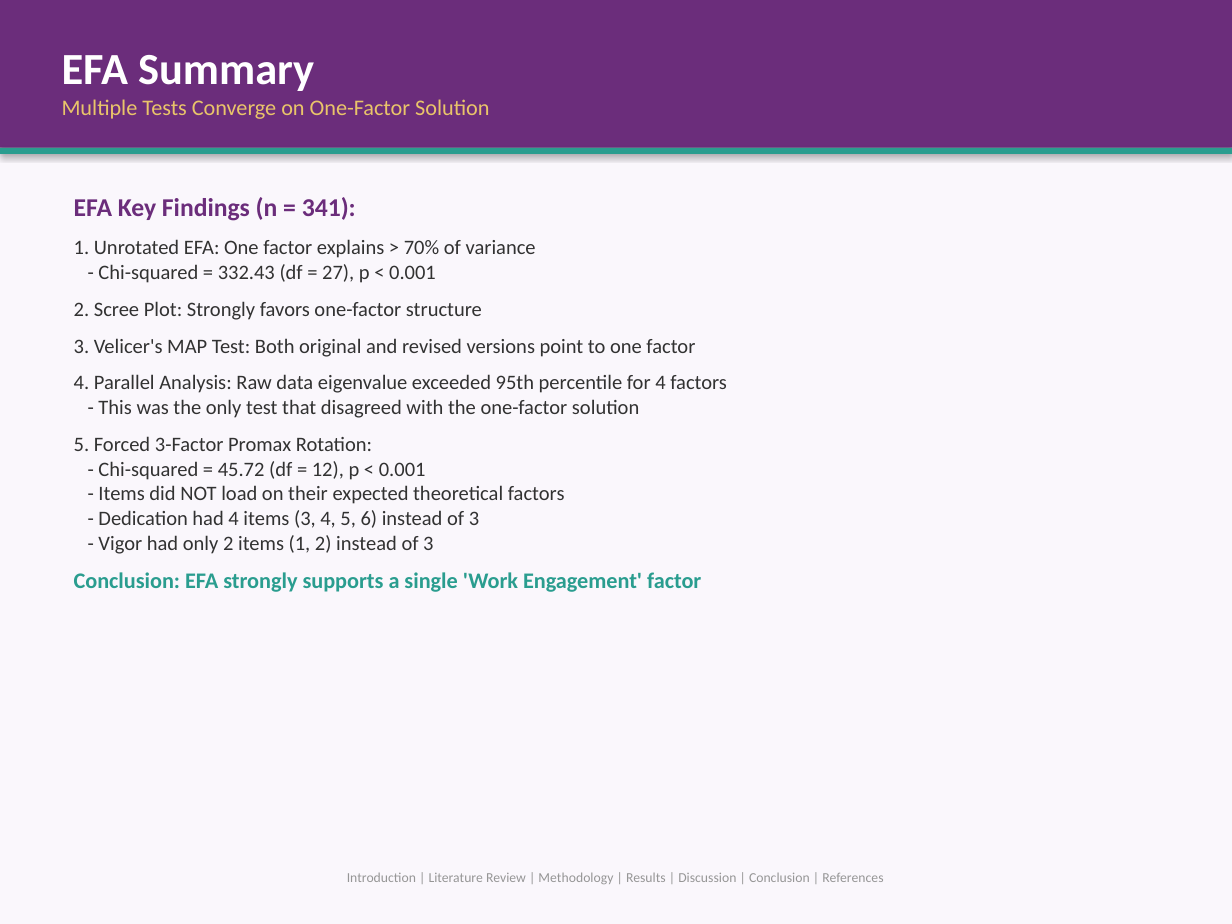
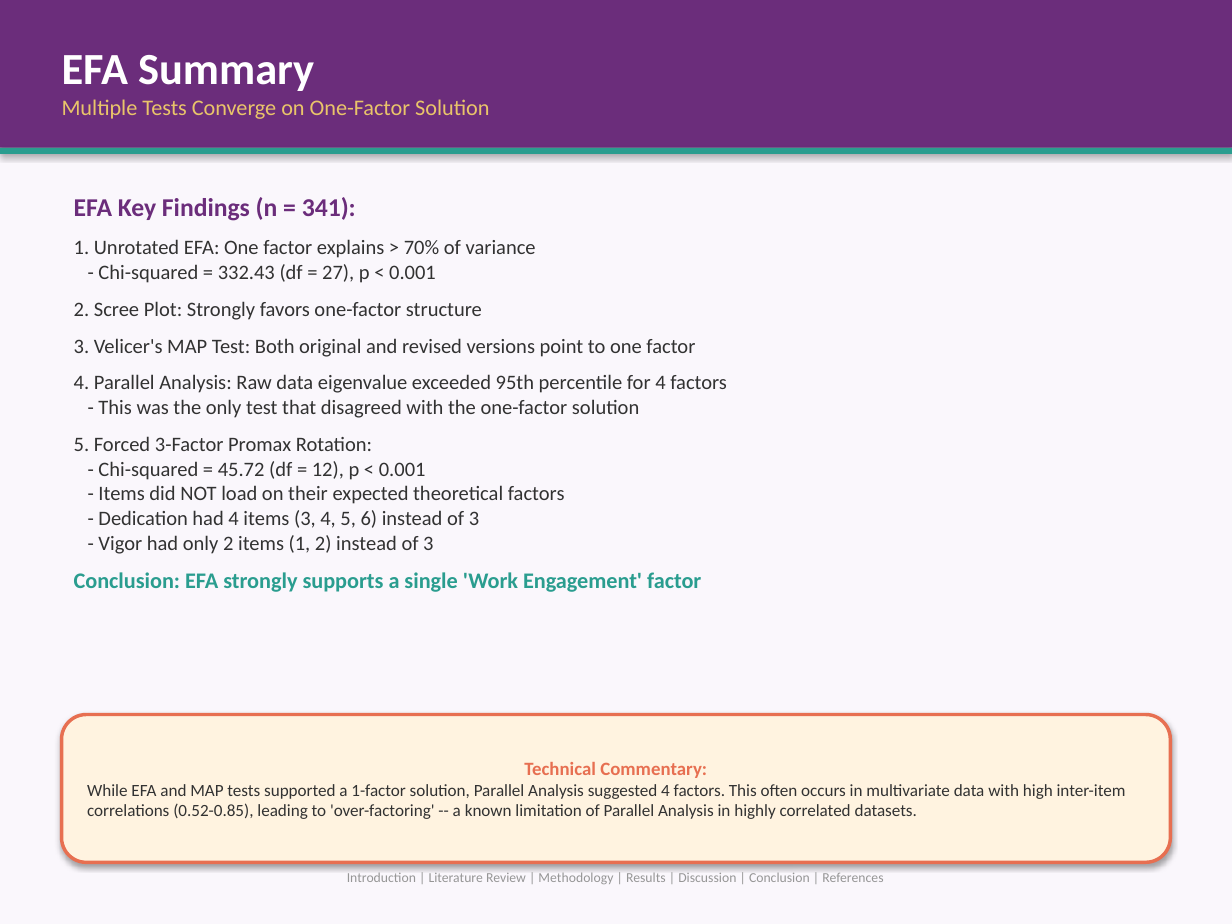
Before and after one commit to thenaivedetective/sp500-stock-performance, a slide deck: slide 12 of Factor_Analysis_Women_WorkEngagement_Presentation.pptx. Drawn at 1232x924 pixels with LibreOffice and Linux fonts; fonts in the diff are those of the drawing. Boxes give left, top, right and bottom in pixels: in the first picture for what was removed or moved away, otherwise in the second. Text is boxed around its words. In the diff, an @@ line names an element or a change of style, - is before the commit and + after.

```diff
--- a/Factor_Analysis_Women_WorkEngagement_Presentation.pptx
+++ b/Factor_Analysis_Women_WorkEngagement_Presentation.pptx
@@ rounded rectangle added at (62,715,1170,862), fill #FFF3E0, outline #E76F51 2 pt, 10 pt, text #323232 @@
+Technical Commentary:
+While EFA and MAP tests supported a 1-factor solution, Parallel Analysis suggested 4 factors. This often occurs in multivariate data with high inter-item correlations (0.52-0.85), leading to 'over-factoring' -- a known limitation of Parallel Analysis in highly correlated datasets.
```
Also in this commit, not shown: 1 other slide changed, 2 slides added, 1 slide removed, 4 other files.
